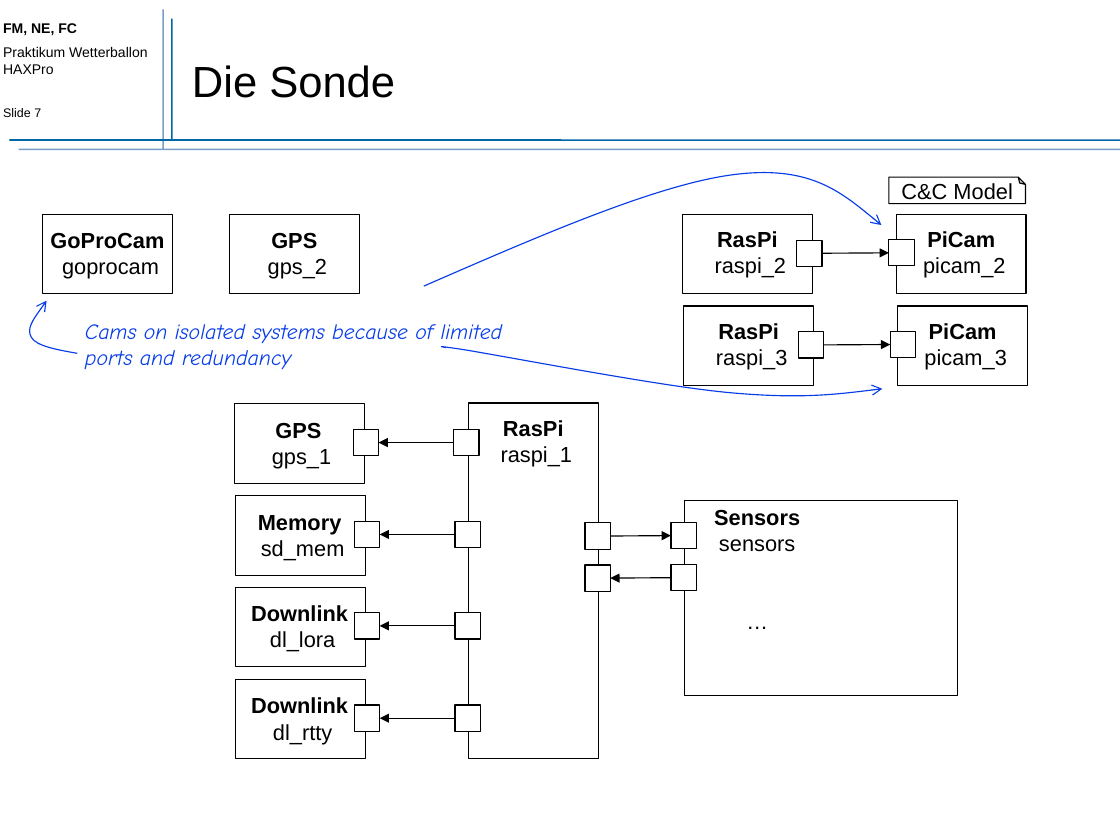
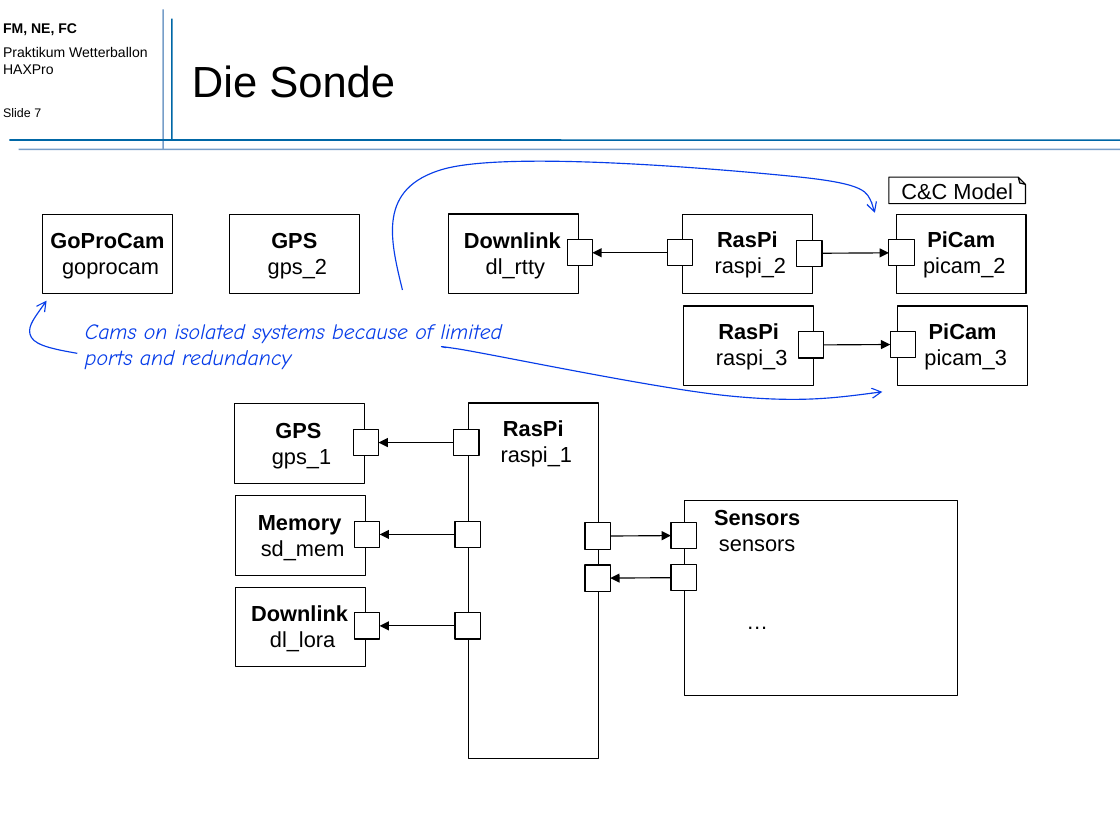
Before and after one commit to neitmedia/haxpro, a slide deck: slide 7 of präsentation/projekt_wetterballon.pptx. Drawn at 1120x840 pixels with LibreOffice and Linux fonts; fonts in the diff are those of the drawing. Boxes give left, top, right and bottom in pixels: in the first picture for what was removed or moved away, otherwise in the second. Text is boxed around its words. In the diff, an @@ line names an element or a change of style, - is before the commit and + after.

```diff
--- a/präsentation/projekt_wetterballon.pptx
+++ b/präsentation/projekt_wetterballon.pptx
@@ freeform shape: place and size @@
-freeform shape at [423, 172, 881, 286]
+freeform shape at [392, 161, 875, 290]
@@ 3 rectangles, 1 text: place and size @@
-3 rectangles, 1 text at [236, 680, 480, 759]
+3 rectangles, 1 text at [449, 214, 693, 293]
@@ arrow moved from (455, 718) - (380, 718) to (668, 253) - (592, 253) @@
@@ freeform shape: place and size @@
-freeform shape at [441, 346, 883, 395]
+freeform shape at [441, 346, 883, 399]
```
Also in this commit, not shown: 6 other slides changed, 2 slides added, 2 other files.
